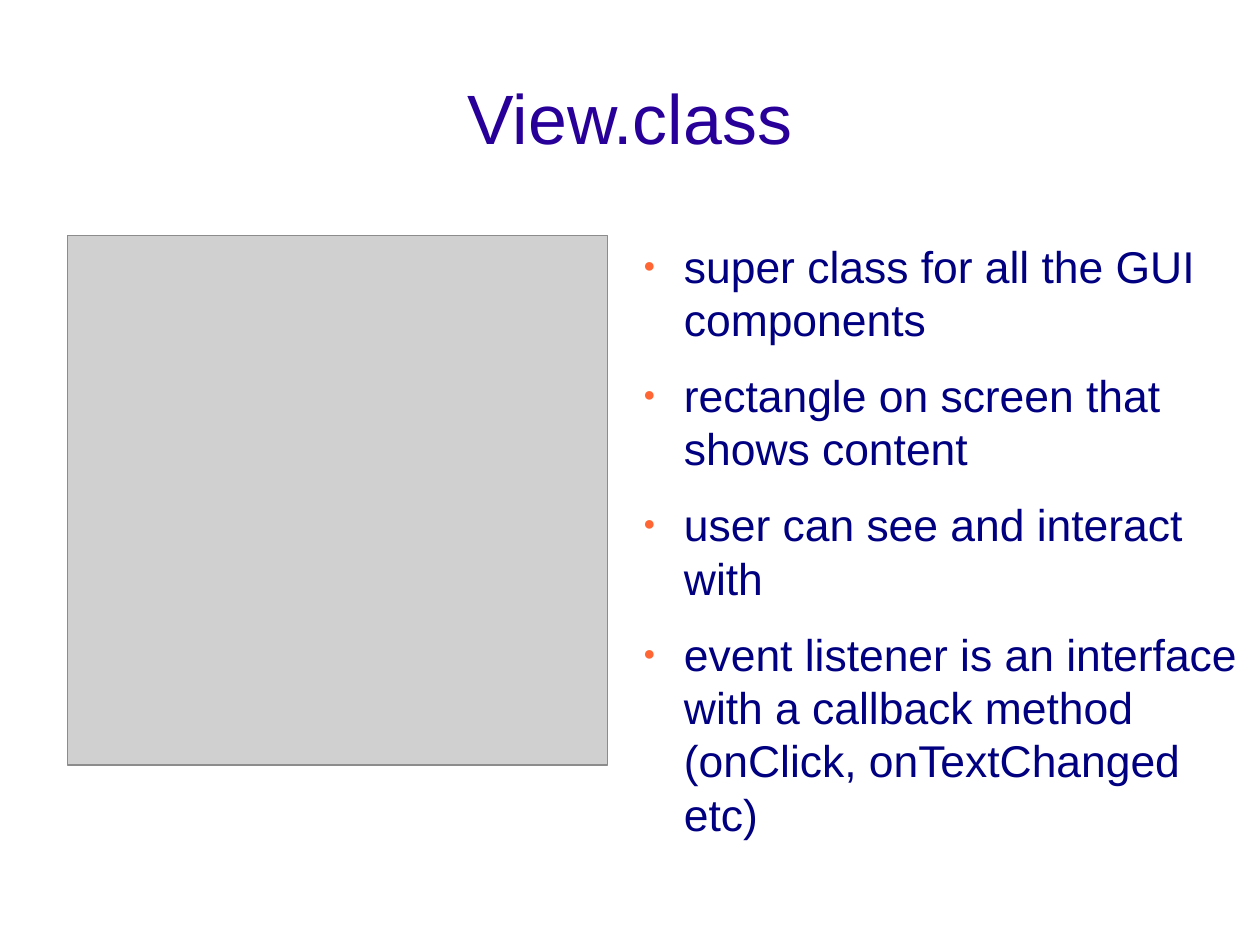
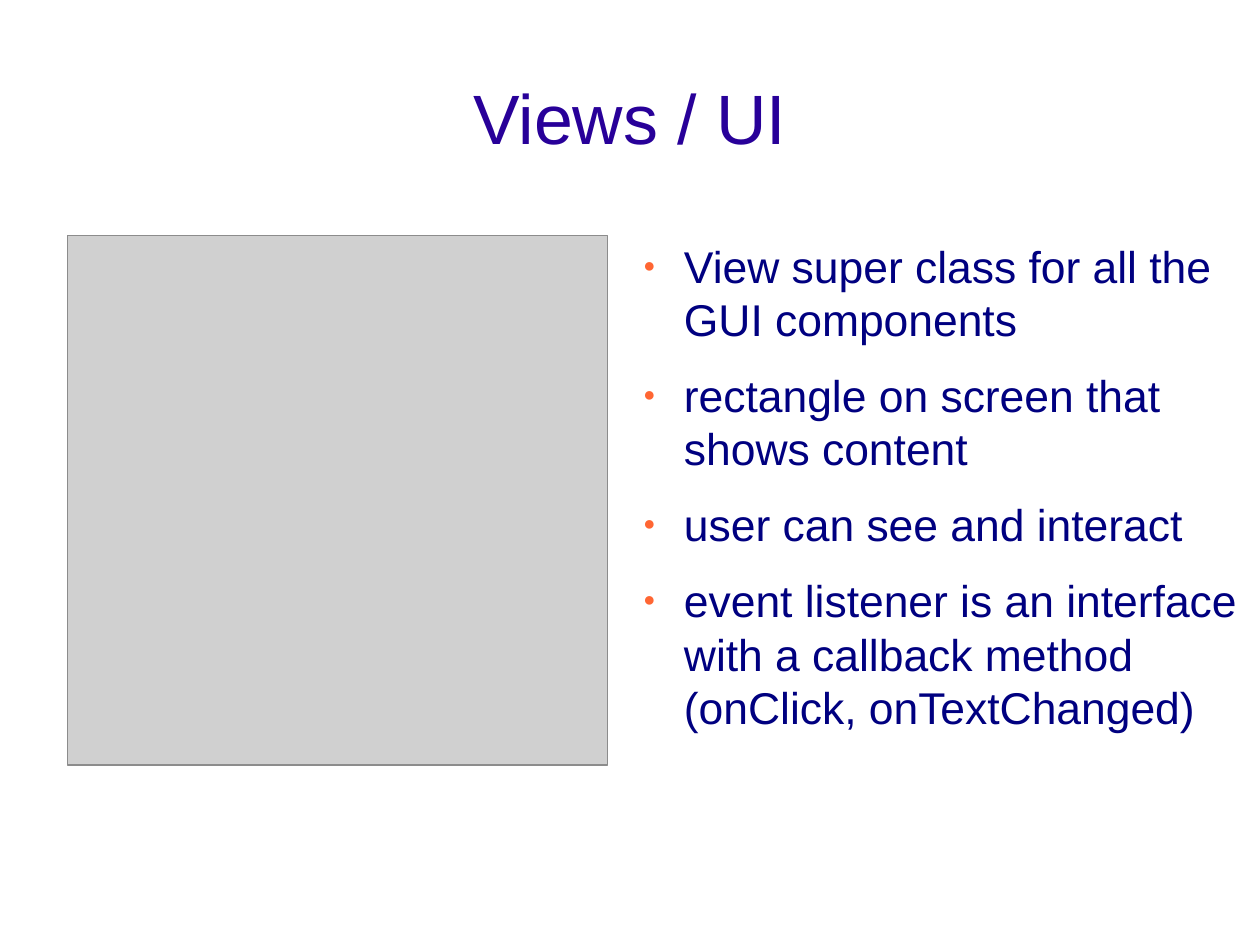
Before and after one commit to Sifis-Develop/Spoon-Knife, a slide deck: slide 15 of android_dev.odp (slide 9 before the commit). Drawn at 1260x945 pixels with LibreOffice and Linux fonts; fonts in the diff are those of the drawing; grey boxes stand for pictures; background and template pictures are left out. Boxes give left, top, right and bottom in pixels: in the first picture for what was removed or moved away, otherwise in the second. Text is boxed around its words. In the diff, an @@ line names an element or a change of style, - is before the commit and + after.

```diff
--- a/android_dev.odp
+++ b/android_dev.odp
@@ title at <box>473,93,786,145</box>: text changed @@
-View.class
+Views / UI
@@ text at <box>684,250,1211,345</box>: text changed @@
-● super class for all the GUI components
+● View super class for all the GUI components
@@ text at <box>684,508,1236,733</box>: text changed @@
-● user can see and interact with
-● event listener is an interface with a callback method (onClick, onTextChanged etc)
+● user can see and interact
+● event listener is an interface with a callback method (onClick, onTextChanged)
```
Also in this commit, not shown: 6 other slides changed, 6 slides added, 1 slide removed.
